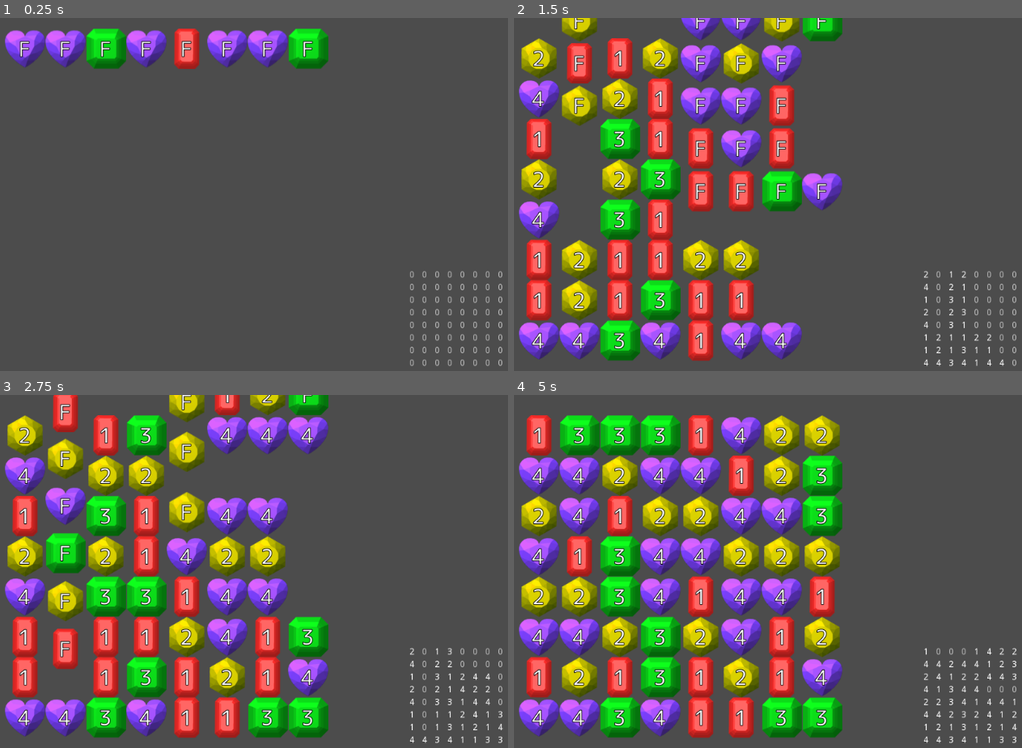
Above: before the commit, frames 1-4 (two rows, left to right).
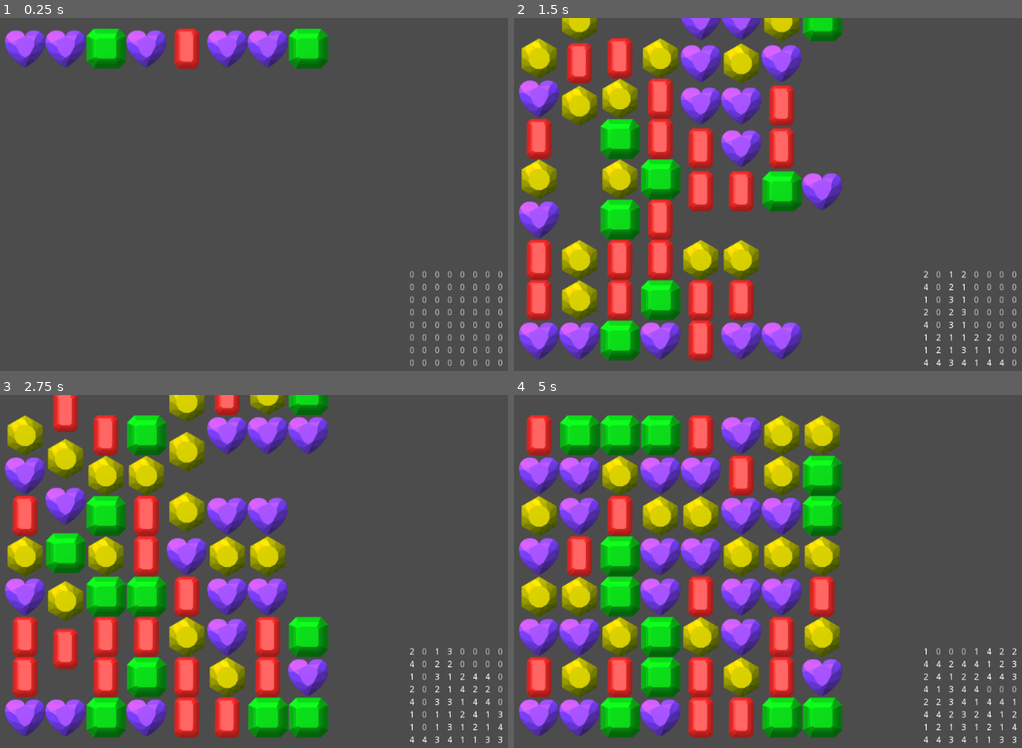
Above: after the commit, the same moments.

Repository: syun77/gd_match3
Game: Godot game, scene res://Main.tscn
Two runs of this game, one before a commit and one after it. Both use one fixed random seed, a clock stepped at 60 frames per second and the inputs below.
Inputs (mouse positions are in pixels of both pictures, inside the frame that each line leads up to):
- Up to frame 1 (0.25 s): no input
- Up to frame 2 (1.5 s): move the mouse to (966, 187) at 0.52 s; move the mouse to (691, 226) at 1.27 s
- Up to frame 3 (2.75 s): move the mouse to (370, 500) at 2.02 s
- Up to frame 4 (5 s): move the mouse to (788, 659) at 2.77 s; move the mouse to (1016, 642) at 3.52 s; move the mouse to (625, 525) at 4.27 s

The runs differ from the first frame. In frame 1, 0.5% of the frame differs, in the area x 3-62%, y 6-12%; in frame 2, 3.1%; in frame 3, 3.5%; in frame 4, 4.0%, in the area x 3-62%, y 9-94%.

Commit message:
タイルのラベルを非表示にした

Diff:
--- a/TestMatch3/Tile.tscn
+++ b/TestMatch3/Tile.tscn
@@ -17,6 +17,7 @@
 shape = SubResource( 1 )
 
 [node name="Label" type="Label" parent="."]
+visible = false
 margin_left = -29.0
 margin_top = -23.0
 margin_right = 28.0
--- a/TestMatch3/font_theme.tres
+++ b/TestMatch3/font_theme.tres
@@ -5,7 +5,7 @@
 
 [sub_resource type="DynamicFont" id=2]
 size = 32
-outline_size = 1
+outline_size = 3
 outline_color = Color( 0, 0, 0, 1 )
 font_data = SubResource( 1 )
 
